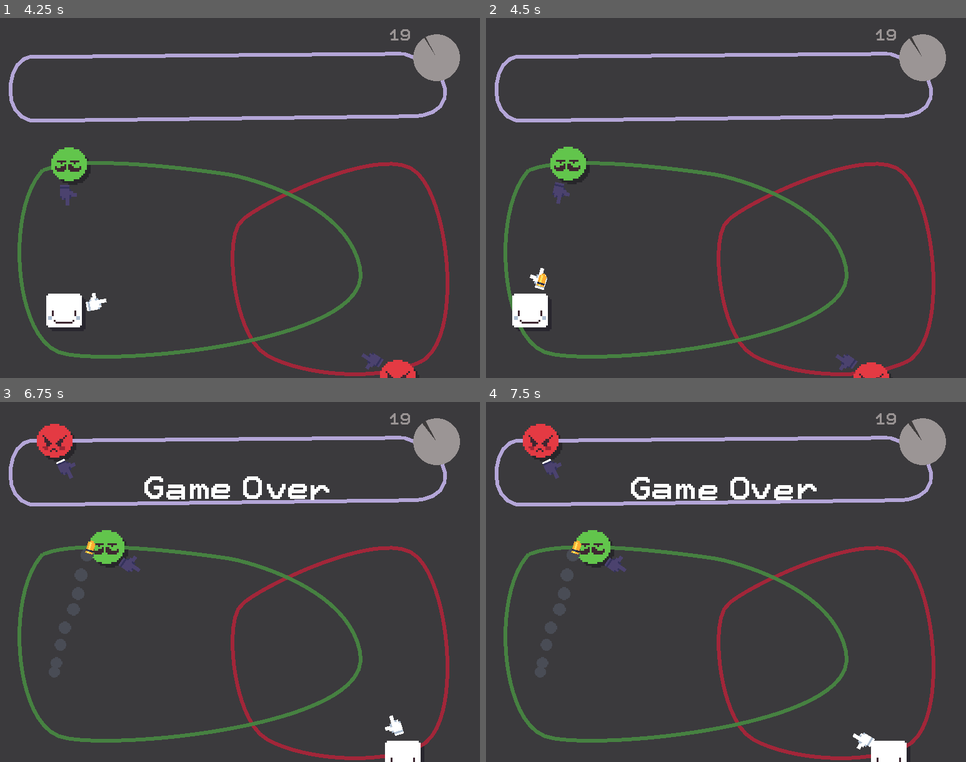
Above: before the commit, frames 1-4 (two rows, left to right).
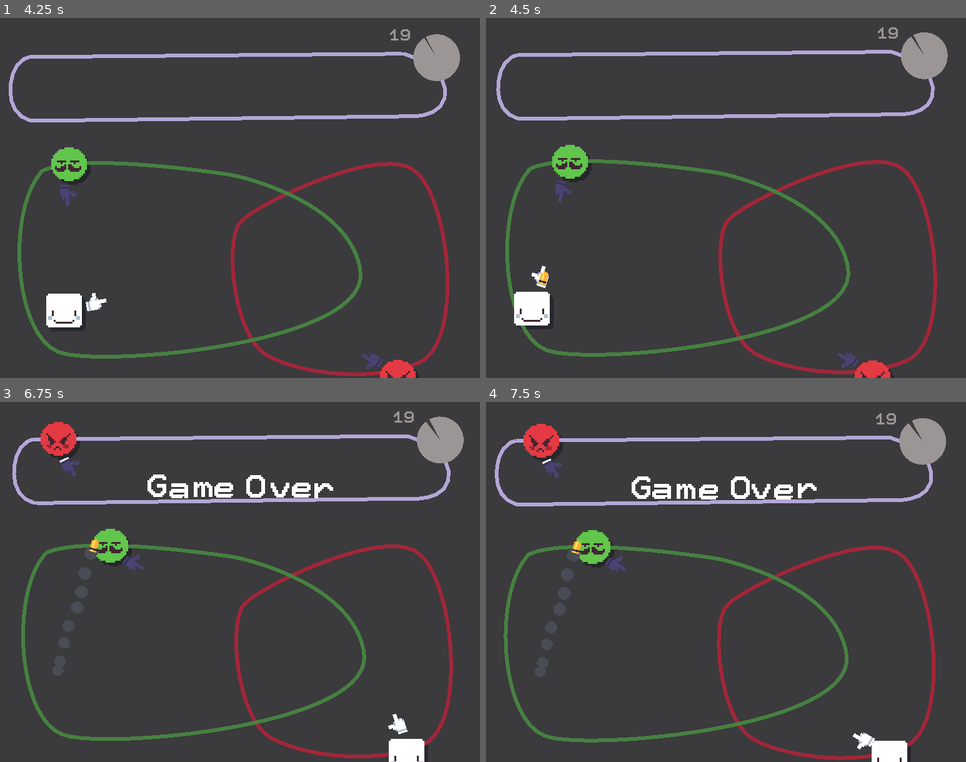
Above: after the commit, the same moments.

Repository: SaviHex/gmtk2020
Game: Godot game, scene res://core/Main/Main.tscn
The game is run twice, just before and just after one commit, with the same random seed, the same clock (stepped at 60 frames per second) and the same inputs.
Inputs (mouse positions are in pixels of both pictures, inside the frame that each line leads up to):
- Up to frame 1 (4.25 s): tap Enter at 0.5 s; move the mouse to (345, 180) at 0.52 s; hold D (right) 0.53-1.28 s; click (345, 180) at 0.6 s; tap Space at 0.77, 1.52, 3.02, 3.77 s; move the mouse to (144, 216) at 1.27 s; hold S (down) 1.28-2.03 s; click (144, 216) at 1.35 s; move the mouse to (288, 118) at 2.02 s; hold D (right) 2.03-2.78 s; click (288, 118) at 2.1 s; move the mouse to (216, 270) at 2.77 s; hold W (up) 2.78-3.53 s; click (216, 270) at 2.85 s; move the mouse to (384, 252) at 3.52 s; hold A (left) from 3.53 s (still down); click (384, 252) at 3.6 s
- Up to frame 2 (4.5 s): keep holding A (left); move the mouse to (582, 144) at 4.27 s; click (582, 144) at 4.35 s
- Up to frame 3 (6.75 s): tap Space at 4.52, 6.02 s; move the mouse to (264, 582) at 5.02 s; release A (left) at 5.03 s; hold S (down) 5.03-5.78 s; click (264, 582) at 5.1 s; move the mouse to (168, 492) at 5.77 s; hold D (right) 5.78-6.53 s; click (168, 492) at 5.85 s; move the mouse to (345, 564) at 6.52 s; hold W (up) from 6.53 s (still down); click (345, 564) at 6.6 s
- Up to frame 4 (7.5 s): tap Space at 6.77 s; move the mouse to (630, 600) at 7.27 s; release W (up) at 7.28 s; hold D (right) from 7.28 s (still down); click (630, 600) at 7.35 s

Frame 1 is identical in both runs. In frame 2, 6.0% of the frame differs, in the area x 1-97%, y 2-100%; in frame 3, 8.2%; in frame 4, 0.9%.

Commit message:
Added screen shake

Diff:
--- /dev/null
+++ b/src/core/Main/Camera.gd
@@ -0,0 +1,55 @@
+extends Camera2D
+
+var _duration = 0.0
+var _period_in_ms = 0.0
+var _amplitude = 0.0
+var _timer = 0.0
+var _last_shook_timer = 0
+var _previous_x = 0.0
+var _previous_y = 0.0
+var _last_offset = Vector2(0, 0)
+
+func _ready():
+	set_process(true)
+
+# Shake with decreasing intensity while there's time remaining.
+func _process(delta):
+	# Only shake when there's shake time remaining.
+	if _timer == 0:
+		return
+	# Only shake on certain frames.
+	_last_shook_timer = _last_shook_timer + delta
+	# Be mathematically correct in the face of lag; usually only happens once.
+	while _last_shook_timer >= _period_in_ms:
+		_last_shook_timer = _last_shook_timer - _period_in_ms
+		# Lerp between [amplitude] and 0.0 intensity based on remaining shake time.
+		var intensity = _amplitude * (1 - ((_duration - _timer) / _duration))
+		# Noise calculation logic from http://jonny.morrill.me/blog/view/14
+		var new_x = rand_range(-1.0, 1.0)
+		var x_component = intensity * (_previous_x + (delta * (new_x - _previous_x)))
+		var new_y = rand_range(-1.0, 1.0)
+		var y_component = intensity * (_previous_y + (delta * (new_y - _previous_y)))
+		_previous_x = new_x
+		_previous_y = new_y
+		# Track how much we've moved the offset, as opposed to other effects.
+		var new_offset = Vector2(x_component, y_component)
+		set_offset(get_offset() - _last_offset + new_offset)
+		_last_offset = new_offset
+	# Reset the offset when we're done shaking.
+	_timer = _timer - delta
+	if _timer <= 0:
+		_timer = 0
+		set_offset(get_offset() - _last_offset)
+
+# Kick off a new screenshake effect.
+func shake(duration, frequency, amplitude):
+	# Initialize variables.
+	_duration = duration
+	_timer = duration
+	_period_in_ms = 1.0 / frequency
+	_amplitude = amplitude
+	_previous_x = rand_range(-1.0, 1.0)
+	_previous_y = rand_range(-1.0, 1.0)
+	# Reset previous offset, if any.
+	set_offset(get_offset() - _last_offset)
+	_last_offset = Vector2(0, 0)
--- a/src/core/Main/Main.gd
+++ b/src/core/Main/Main.gd
@@ -107,14 +107,16 @@
 	get_tree().paused = true
 	$AnimationPlayer.play("GameOver")
 	yield(get_tree().create_timer(3), "timeout")
-	get_tree().paused = false
+	#get_tree().paused = false
 	SceneTransition.switch_scene(next_level)
 
 func _on_Timer_timeout():
 	SceneTransition.switch_scene(next_level)
 
 func _on_Character_got_shot() -> void:
+	$Camera2D.shake(0.2, 15, 8)
 	game_over()
 
 func _on_Character_shot() -> void:
+	$Camera2D.shake(0.2, 10, 4)
 	switcheroo()
--- a/src/core/Main/Main.tscn
+++ b/src/core/Main/Main.tscn
@@ -12,6 +12,7 @@
 [ext_resource path="res://menus/MainMenu/MainMenu.tscn" type="PackedScene" id=10]
 [ext_resource path="res://sounds/Beam Up.wav" type="AudioStream" id=11]
 [ext_resource path="res://sounds/Explosion Sharp.wav" type="AudioStream" id=12]
+[ext_resource path="res://core/Main/Camera.gd" type="Script" id=13]
 
 [sub_resource type="Curve2D" id=1]
 _data = {
@@ -214,4 +215,9 @@
 
 [node name="GameOver" type="AudioStreamPlayer" parent="Sounds"]
 stream = ExtResource( 12 )
+
+[node name="Camera2D" type="Camera2D" parent="."]
+position = Vector2( 128, 96 )
+current = true
+script = ExtResource( 13 )
 [connection signal="timeout" from="LevelTimer" to="." method="_on_Timer_timeout"]
Not shown: 1 places in src/core/Main/Main.tscn that only renumber resources
